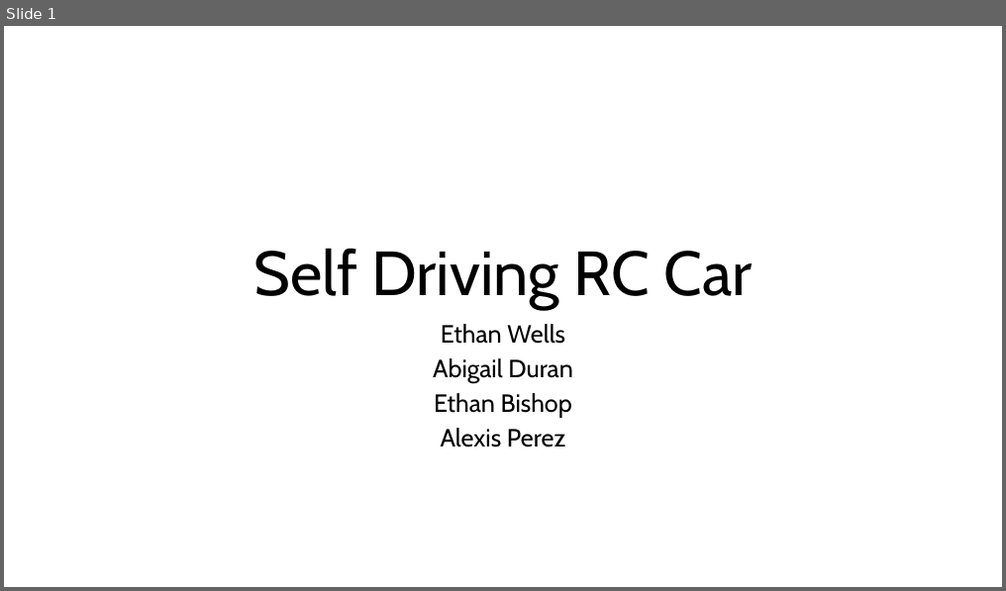
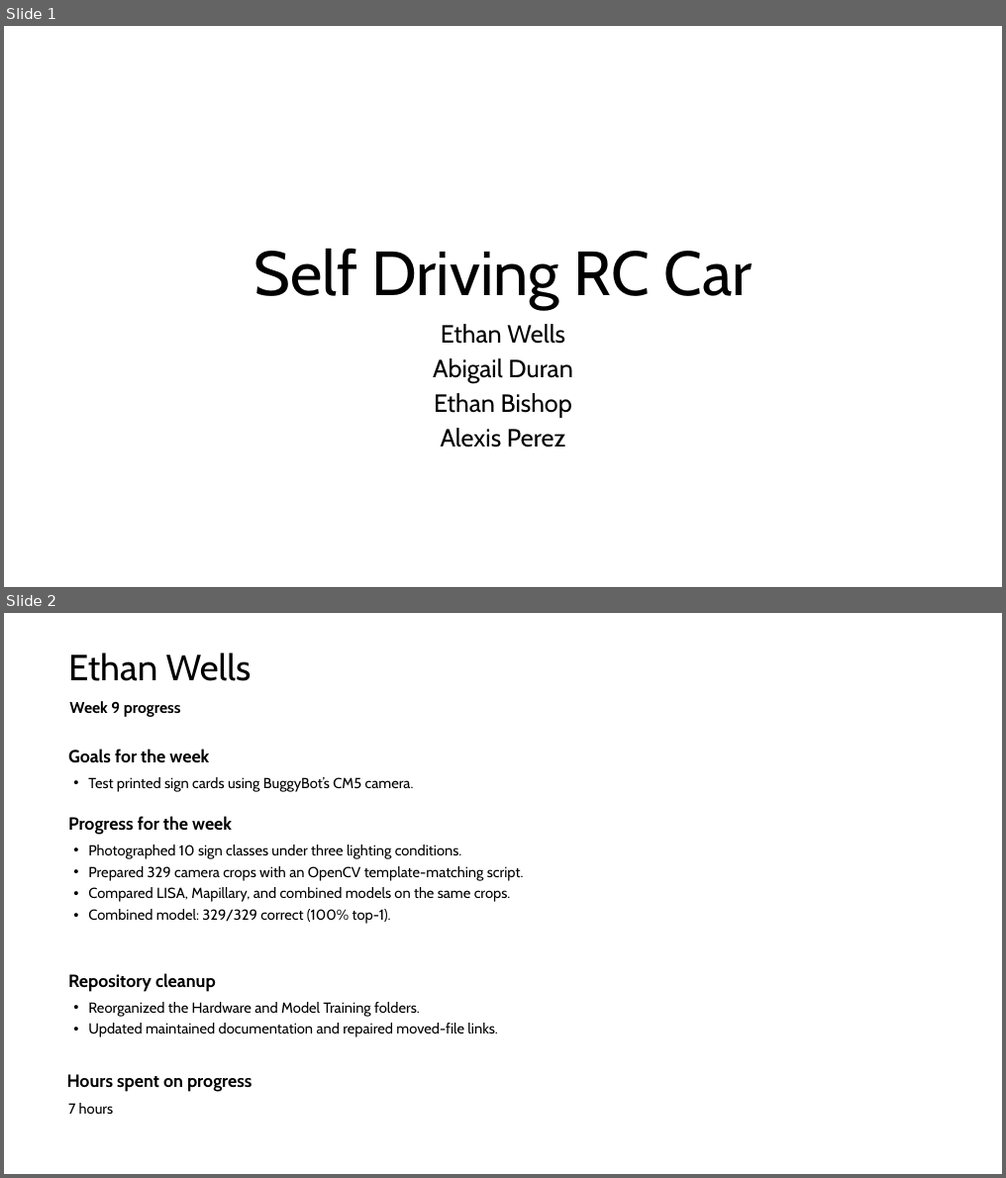
Before and after one commit to EthanWellsSr/BuggyBot, a slide deck: Weekly Reports/Self-Driving-RC-Car.pptx. Shown one above the other, each under a label of ours: slide 1 before the commit, slides 1 and 2 after it. The pictures are 1006x591 and 1006x1178 pixels, drawn with LibreOffice and Linux fonts; fonts in the diff are those of the drawing. Boxes give left, top, right and bottom in pixels: in the first picture for what was removed or moved away, otherwise in the second. Text is boxed around its words. In the diff, an @@ line names an element or a change of style, - is before the commit and + after.

Commit message:
Week 9: assemble weekly presentation deck from slides

```diff
--- a/Weekly Reports/Self-Driving-RC-Car.pptx
+++ b/Weekly Reports/Self-Driving-RC-Car.pptx
@@ slide 2 added at <box>4,613,1002,1174</box>, background #FFFFFF @@
@@ text added at <box>68,653,252,681</box>, 35 pt, text #000000 @@
+Ethan Wells
@@ text added at <box>69,701,181,717</box>, 15 pt, text #000000, bold @@
+Week 9 progress
@@ text added at <box>68,749,209,763</box>, 17 pt, text #000000, bold @@
+Goals for the week
@@ text added at <box>88,777,414,792</box>, 14 pt, text #000000 @@
+• Test printed sign cards using BuggyBot’s CM5 camera.
@@ text added at <box>68,816,232,835</box>, 17 pt, text #000000, bold @@
+Progress for the week
@@ text added at <box>88,845,524,924</box>, 14 pt, text #000000 @@
+• Photographed 10 sign classes under three lighting conditions.
+• Prepared 329 camera crops with an OpenCV template-matching script.
+• Compared LISA, Mapillary, and combined models on the same crops.
+• Combined model: 329/329 correct (100% top-1).
@@ text added at <box>68,973,216,992</box>, 17 pt, text #000000, bold @@
+Repository cleanup
@@ text added at <box>88,1002,497,1038</box>, 14 pt, text #000000 @@
+• Reorganized the Hardware and Model Training folders.
+• Updated maintained documentation and repaired moved-file links.
@@ text added at <box>67,1074,252,1092</box>, 17 pt, text #000000, bold @@
+Hours spent on progress
@@ text added at <box>68,1103,114,1114</box>, 14 pt, text #000000 @@
+7 hours
```
Also in this commit, not shown: 4 slides changed, 7 other slides added, 9 slides removed.
